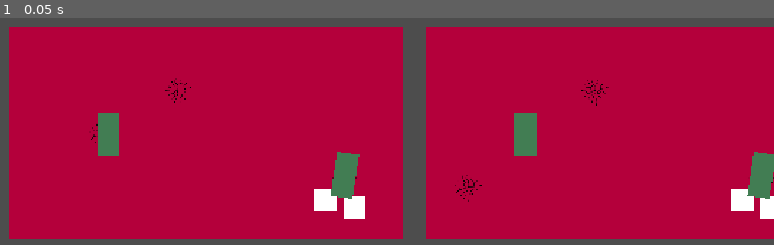
Above: before the commit, frame 1.
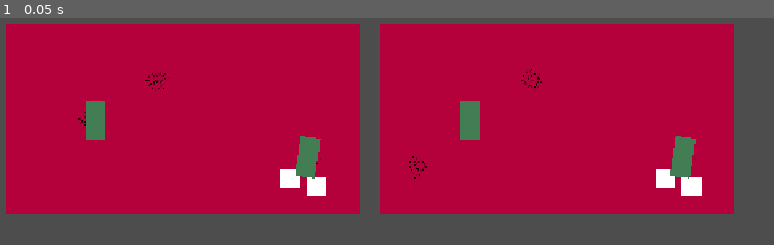
Above: after the commit, the same moment.

Repository: coldborne/realtor-vs-buyer
Game: Godot game, scene res://apartment/apartment.tscn
The game is run twice, just before and just after one commit, with the same random seed, the same clock (stepped at 60 frames per second) and the same inputs. Before the commit the project has no main scene; this scene is started directly in both runs.
Inputs:
- Up to frame 1 (0.05 s): no input

The runs differ from the first frame. In frame 1, 26% of the frame differs, in the area x 0-100%, y 2-98%.

Commit message:
Изменена основная сцена и размеры окна

Diff:
--- a/project.godot
+++ b/project.godot
@@ -11,11 +11,14 @@
 [application]
 
 config/name="realtor_vs_buyer"
+run/main_scene="uid://cy86ovtsqos8h"
 config/features=PackedStringArray("4.7", "Forward Plus")
 config/icon="res://icon.svg"
 
 [display]
 
+window/size/viewport_width=1280
+window/size/viewport_height=720
 window/stretch/mode="canvas_items"
 window/stretch/aspect="expand"
 
